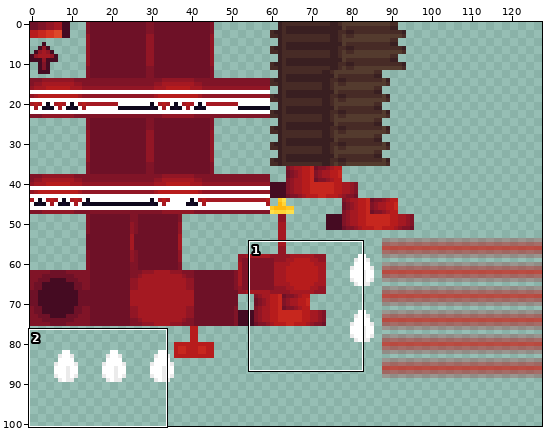
Sprite sheet: src/main/resources/assets/awt/textures/blockentities/exteriors/redonion/redonion.png. The first picture is a wide view before the edit; the outline marks the close-up.
Close-up. First the earlier version:
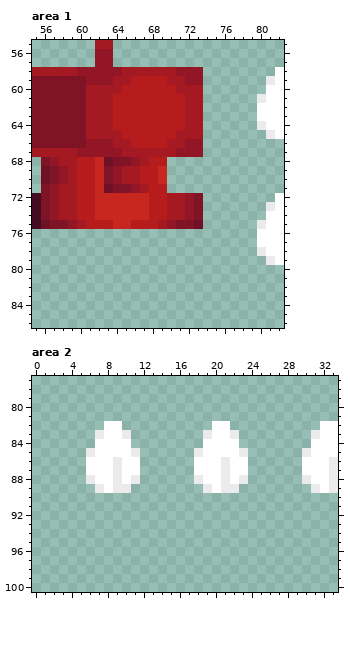
The file is 128x128 pixels. Shown: area 1: x 55..82, y 55..86; area 2: x 0..33, y 77..100. The wide view leaves out empty margins.
Once edited:
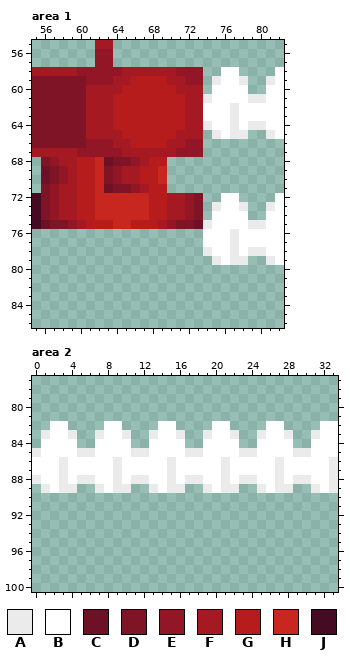
Palette (. is transparent): A #ebebeb  B #ffffff  C #6e1127  D #801427  E #921625  F #a51922  G #b71c1c  H #c7271e  J #450b22
The edit:
--- area 1
@@ x 72..81 @@
 57 ..........
-58 EE........
-59 EE.......A
-60 FF.......B
-61 FF......AB
-62 FF......BB
-63 FF......BB
-64 FF......AB
-65 FF.......A
+58 EE..BB....
+59 EE.ABBA..A
+60 FF.BBBB..B
+61 FFABBBBAAB
+62 FFBBBABBBB
+63 FFBBBABBBB
+64 FFABBABAAB
+65 FF.ABAA..A
 66 EE........
@@ x 72..81 @@
 71 ..........
-72 ED........
-73 ED.......A
-74 ED.......B
-75 DC......AB
-76 ........BB
-77 ........BB
-78 ........AB
-79 .........A
+72 ED..BB....
+73 ED.ABBA..A
+74 ED.BBBB..B
+75 DCABBBBAAB
+76 ..BBBABBBB
+77 ..BBBABBBB
+78 ..ABBABAAB
+79 ...ABAA..A
 80 ..........
--- area 2
@@ x 0..33 @@
  81 ..................................
- 82 ........BB..........BB..........BB
- 83 .......ABBA........ABBA........ABB
- 84 .......BBBB........BBBB........BBB
- 85 ......ABBBBA......ABBBBA......ABBB
- 86 ......BBBABB......BBBABB......BBBA
- 87 ......BBBABB......BBBABB......BBBA
- 88 ......ABBABA......ABBABA......ABBA
- 89 .......ABAA........ABAA........ABA
+ 82 ..BB....BB....BB....BB....BB....BB
+ 83 .ABBA..ABBA..ABBA..ABBA..ABBA..ABB
+ 84 .BBBB..BBBB..BBBB..BBBB..BBBB..BBB
+ 85 ABBBBAABBBBAABBBBAABBBBAABBBBAABBB
+ 86 BBBABBBBBABBBBBABBBBBABBBBBABBBBBA
+ 87 BBBABBBBBABBBBBABBBBBABBBBBABBBBBA
+ 88 ABBABAABBABAABBABAABBABAABBABAABBA
+ 89 .ABAA..ABAA..ABAA..ABAA..ABAA..ABA
  90 ..................................
Where, in picture pixels (left, top, right, bottom), the same in both close-ups:
added: (203, 67, 257, 139)
added: (203, 193, 257, 265)
added: (32, 421, 86, 493)
added: (140, 421, 194, 493)
added: (248, 421, 302, 493)
